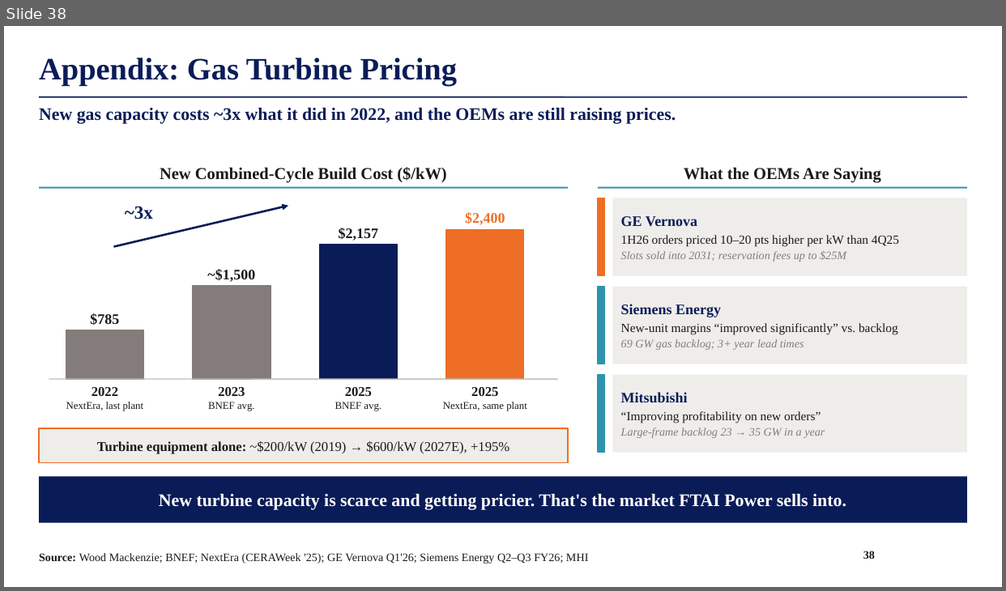
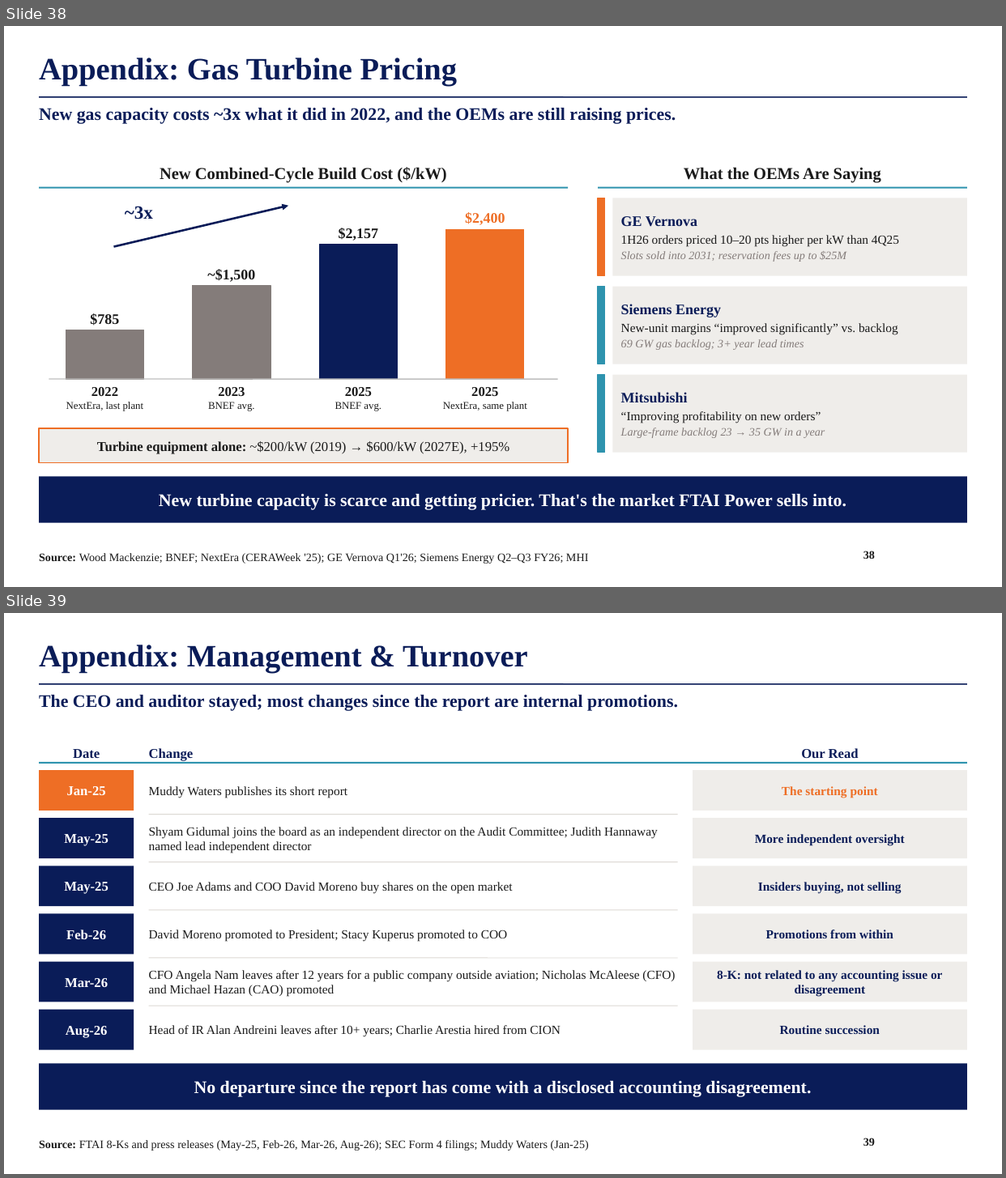
Before and after one commit to maxlsmls-dot/SPOT, a slide deck: deck/FTAI_Long_Pitch.pptx. Shown one above the other, each under a label of ours: slide 38 before the commit, slides 38 and 39 after it. The pictures are 1006x591 and 1006x1178 pixels, drawn with LibreOffice and Linux fonts; fonts in the diff are those of the drawing; background and template pictures are left out. Boxes give left, top, right and bottom in pixels: in the first picture for what was removed or moved away, otherwise in the second. Text is boxed around its words. In the diff, an @@ line names an element or a change of style, - is before the commit and + after.

```diff
--- a/deck/FTAI_Long_Pitch.pptx
+++ b/deck/FTAI_Long_Pitch.pptx
@@ slide 39 added at [4,613,1002,1174], background #FFFFFF; not listed: 1 template element that a slide beside it also shows @@
@@ title added at [39,645,528,673], 30 pt, text #0A1C58, bold @@
+Appendix: Management & Turnover
@@ text added at [39,695,678,711], 17 pt, text #0A1C58, bold @@
+The CEO and auditor stayed; most changes since the report are internal promotions.
@@ text added at [73,749,100,758], 13 pt, text #0A1C58, bold @@
+Date
@@ text added at [149,748,194,761], 13 pt, text #0A1C58, bold @@
+Change
@@ text added at [801,748,859,758], 13 pt, text #0A1C58, bold @@
+Our Read
@@ line added from (39, 763) to (967, 763), #2E93AE 1.5 pt @@
@@ rectangle added at [39,770,134,811], fill #EE6E25, 13 pt, text #FFFFFF, bold @@
+Jan-25
@@ rectangle added at [692,770,967,811], fill #EFEDEA, 12 pt, text #EE6E25, bold @@
+The starting point
@@ text added at [149,786,348,798], 12 pt, text #1A1A1A @@
+Muddy Waters publishes its short report
@@ rectangle added at [39,818,134,858], fill #0A1C58, 13 pt, text #FFFFFF, bold @@
+May-25
@@ line added from (148, 815) to (678, 815), #DCD8D3 0.75 pt @@
@@ text added at [149,827,658,854], 12 pt, text #1A1A1A @@
+Shyam Gidumal joins the board as an independent director on the Audit Committee; Judith Hannaway named lead independent director
@@ rectangle added at [692,818,967,858], fill #EFEDEA, 12 pt, text #0A1C58, bold @@
+More independent oversight
@@ rectangle added at [39,866,134,906], fill #0A1C58, 13 pt, text #FFFFFF, bold @@
+May-25
@@ line added from (148, 862) to (678, 862), #DCD8D3 0.75 pt @@
@@ rectangle added at [692,866,967,906], fill #EFEDEA, 12 pt, text #0A1C58, bold @@
+Insiders buying, not selling
@@ text added at [149,882,513,894], 12 pt, text #1A1A1A @@
+CEO Joe Adams and COO David Moreno buy shares on the open market
@@ rectangle added at [39,914,134,954], fill #0A1C58, 13 pt, text #FFFFFF, bold @@
+Feb-26
@@ line added from (148, 910) to (678, 910), #DCD8D3 0.75 pt @@
@@ rectangle added at [692,914,967,954], fill #EFEDEA, 12 pt, text #0A1C58, bold @@
+Promotions from within
@@ text added at [149,930,507,942], 12 pt, text #1A1A1A @@
+David Moreno promoted to President; Stacy Kuperus promoted to COO
@@ rectangle added at [39,962,134,1003], fill #0A1C58, 13 pt, text #FFFFFF, bold @@
+Mar-26
@@ line added from (148, 958) to (678, 958), #DCD8D3 0.75 pt @@
@@ text added at [149,970,675,997], 12 pt, text #1A1A1A @@
+CFO Angela Nam leaves after 12 years for a public company outside aviation; Nicholas McAleese (CFO) and Michael Hazan (CAO) promoted
@@ rectangle added at [692,962,967,1003], fill #EFEDEA, 12 pt, text #0A1C58, bold @@
+8-K: not related to any accounting issue or disagreement
@@ rectangle added at [39,1010,134,1050], fill #0A1C58, 13 pt, text #FFFFFF, bold @@
+Aug-26
@@ line added from (148, 1006) to (678, 1006), #DCD8D3 0.75 pt @@
@@ text added at [149,1025,560,1037], 12 pt, text #1A1A1A @@
+Head of IR Alan Andreini leaves after 10+ years; Charlie Arestia hired from CION
@@ rectangle added at [692,1010,967,1050], fill #EFEDEA, 12 pt, text #0A1C58, bold @@
+Routine succession
@@ rectangle added at [39,1063,967,1110], fill #0A1C58, 17 pt, text #FFFFFF, bold @@
+No departure since the report has come with a disclosed accounting disagreement.
@@ text added at [39,1140,589,1151], 11 pt, text #1A1A1A @@
+Source: FTAI 8-Ks and press releases (May-25, Feb-26, Mar-26, Aug-26); SEC Form 4 filings; Muddy Waters (Jan-25)
@@ page number added at [863,1138,875,1146], 11 pt, text #1A1A1A, bold @@
+39
```
Also in this commit, not shown: 1 other file.
